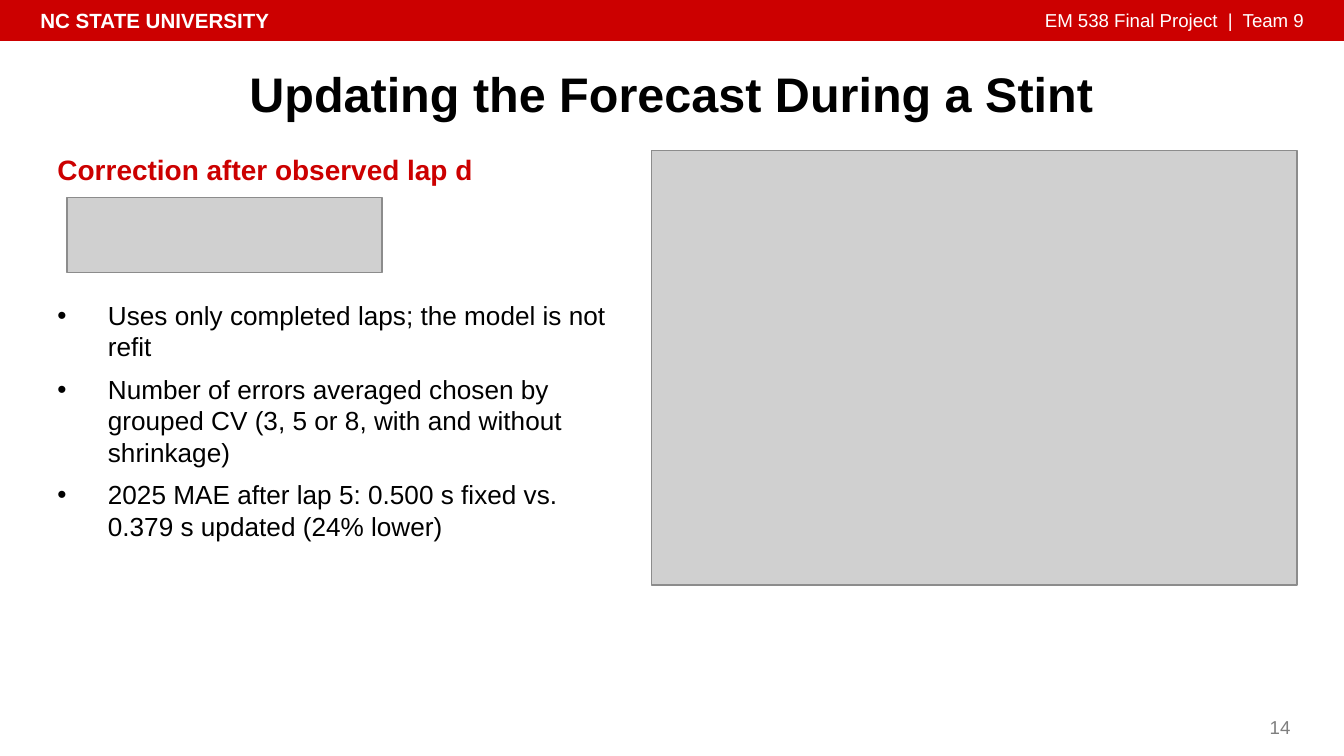
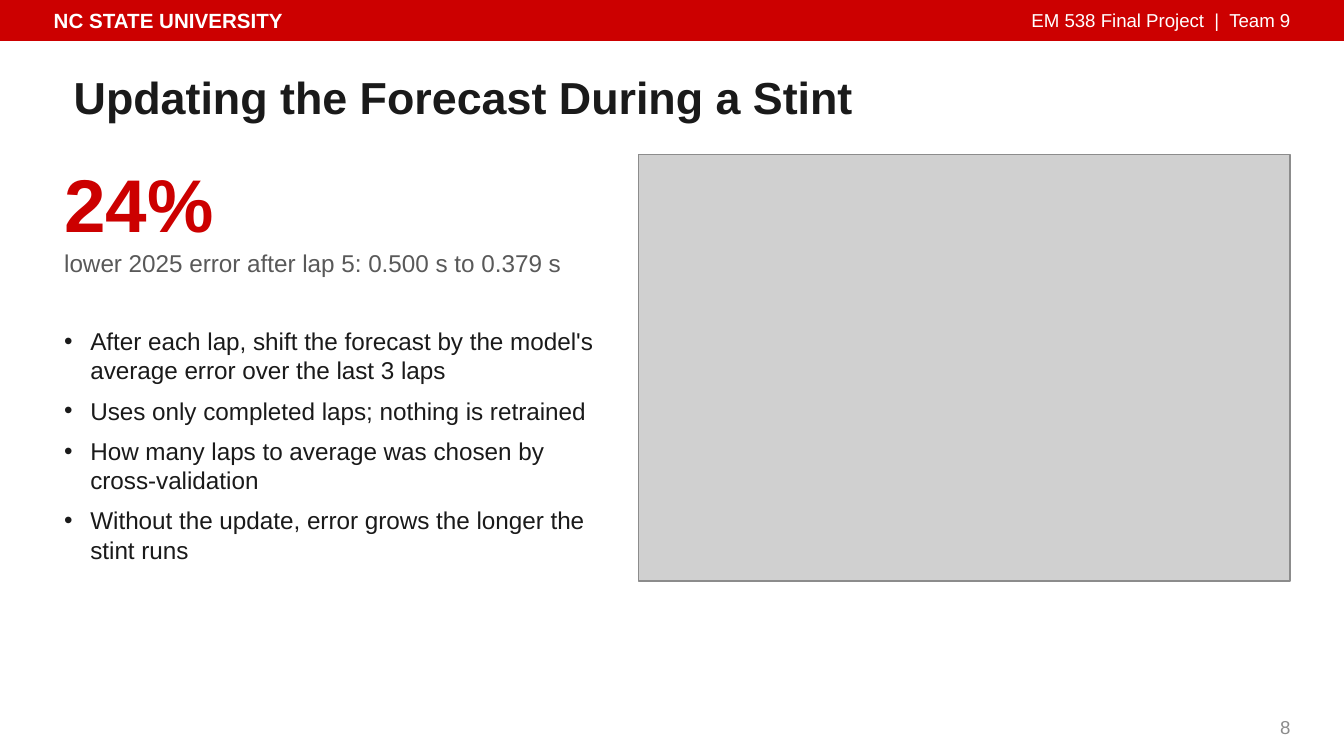
Before and after one commit to isaiahnick/f1-tire-degradation, a slide deck: slide 8 of reports/presentation/PitWall_Final_Presentation.pptx (slide 14 before the commit). Drawn at 1344x756 pixels with LibreOffice and Linux fonts; fonts in the diff are those of the drawing; grey boxes stand for pictures. Boxes give left, top, right and bottom in pixels: in the first picture for what was removed or moved away, otherwise in the second. Text is boxed around its words. In the diff, an @@ line names an element or a change of style, - is before the commit and + after.

```diff
--- a/reports/presentation/PitWall_Final_Presentation.pptx
+++ b/reports/presentation/PitWall_Final_Presentation.pptx
@@ text "NC STATE UNIVERSITY": place and size @@
-text "NC STATE UNIVERSITY" at [40,13,269,29]
+text "NC STATE UNIVERSITY" at [54,13,282,29]
@@ text "EM 538 Final Project | ...": place and size @@
-text "EM 538 Final Project | ..." at [1045,13,1303,31]
+text "EM 538 Final Project | ..." at [1031,13,1290,31]
@@ title "Updating the Forecast During a ...": place and size @@
-title "Updating the Forecast During a ..." at [249,77,1093,121]
+title "Updating the Forecast During a ..." at [74,81,852,123]
@@ title "Updating the Forecast During a ..." at [74,81,852,123]: size 26 to 24 pt, text colour #000000 to #1A1A1A; alignment centre to left @@
@@ text removed at [57,159,472,185] @@
-Correction after observed lap d
@@ picture: place and size @@
-picture at [652,151,1297,585]
+picture at [638,155,1290,581]
@@ text added at [64,180,561,277], 13 pt, text #595959 @@
+24%
+lower 2025 error after lap 5: 0.500 s to 0.379 s
@@ picture removed at [67,198,382,273] @@
@@ text removed at [108,306,605,542] @@
-• Uses only completed laps; the model is not refit
-• Number of errors averaged chosen by grouped CV (3, 5 or 8, with and without shrinkage)
-• 2025 MAE after lap 5: 0.500 s fixed vs. 0.379 s updated (24% lower)
@@ text added at [90,332,593,560], 13 pt, text #1A1A1A @@
+• After each lap, shift the forecast by the model's average error over the last 3 laps
+• Uses only completed laps; nothing is retrained
+• How many laps to average was chosen by cross-validation
+• Without the update, error grows the longer the stint runs
@@ page number at [1280,721,1290,734]: text changed; text colour #7F7F7F to #8C8C8C @@
-14
+8
```
Also in this commit, not shown: 7 other slides changed, 5 slides added, 11 slides removed, 18 other files.
